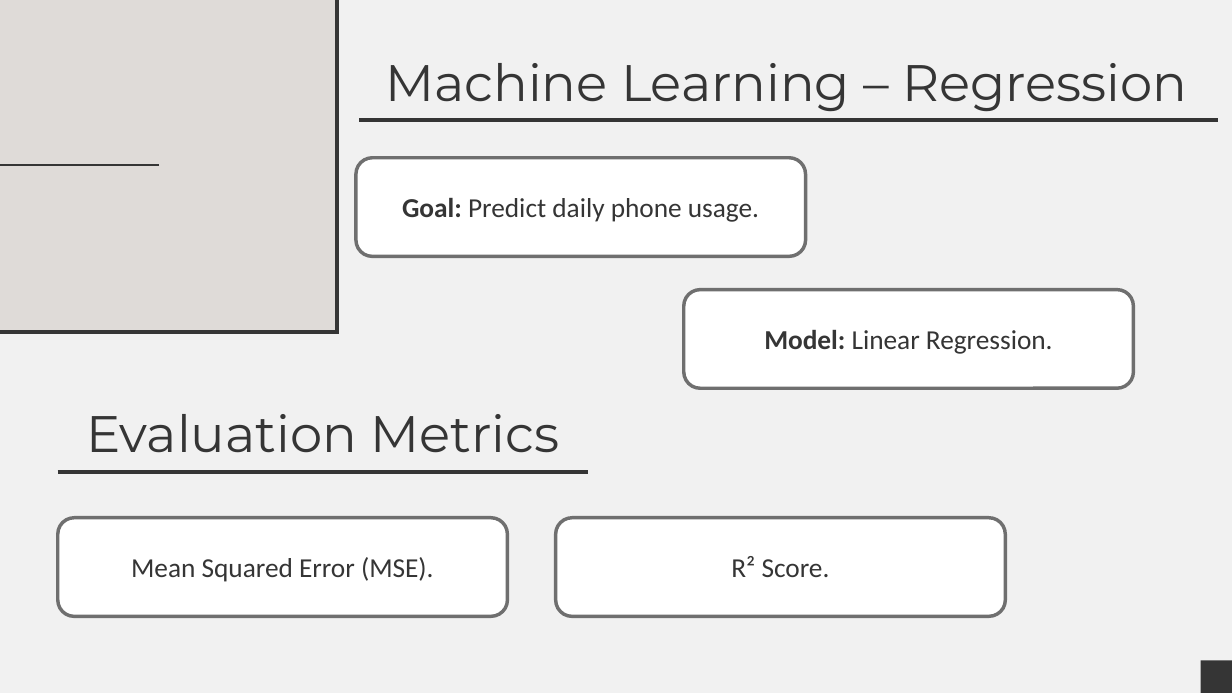
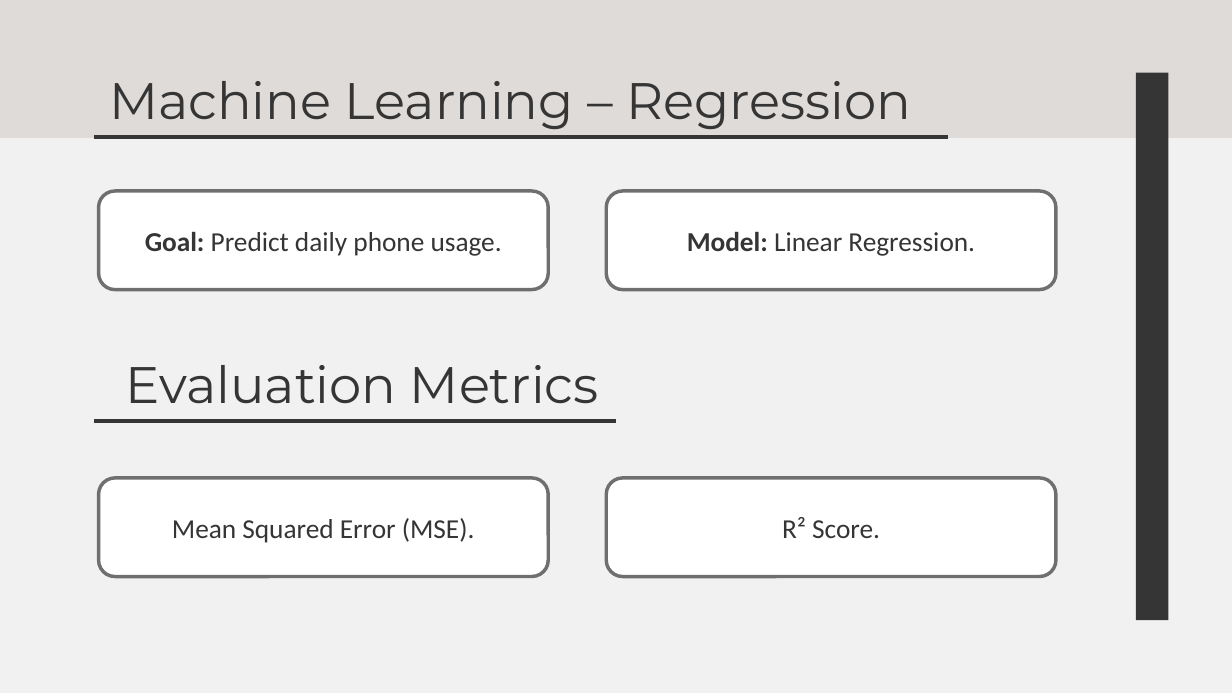
Before and after one commit to Suraj-0228/Python_Project, a slide deck: slide 12 of Report/Social Media PPT.pptx. Drawn at 1232x693 pixels with LibreOffice and Linux fonts; fonts in the diff are those of the drawing. Boxes give left, top, right and bottom in pixels: in the first picture for what was removed or moved away, otherwise in the second. Text is boxed around its words. In the diff, an @@ line names an element or a change of style, - is before the commit and + after.

```diff
--- a/Report/Social Media PPT.pptx
+++ b/Report/Social Media PPT.pptx
@@ rectangle removed at (x1=0, y1=0, x2=335, y2=333) @@
@@ rectangle added at (x1=0, y1=0, x2=1232, y2=137), fill #DFDBD8, outline #DFDBD8 0.75 pt @@
@@ line removed from (338, 0) to (338, 334) @@
@@ title "Machine Learning – Regression" moved from (x1=386, y1=63, x2=1188, y2=111) to (x1=109, y1=81, x2=911, y2=129) @@
@@ title "Machine Learning – Regression" at (x1=109, y1=81, x2=911, y2=129): alignment centre to left @@
@@ rectangle added at (x1=1136, y1=73, x2=1168, y2=621), fill #353535 @@
@@ line moved from (360, 120) - (1217, 120) to (94, 137) - (949, 137) @@
@@ line removed from (159, 165) to (0, 165) @@
@@ rounded rectangle "Goal: Predict daily phone usage." moved from (x1=356, y1=158, x2=806, y2=256) to (x1=99, y1=191, x2=548, y2=290) @@
@@ rounded rectangle "Model: Linear Regression." moved from (x1=684, y1=290, x2=1133, y2=388) to (x1=606, y1=191, x2=1056, y2=290) @@
@@ line removed from (0, 333) to (338, 333) @@
@@ text "Evaluation Metrics" moved from (x1=86, y1=414, x2=560, y2=453) to (x1=125, y1=365, x2=599, y2=404) @@
@@ line moved from (58, 472) - (588, 472) to (94, 421) - (616, 421) @@
@@ rounded rectangle "Mean Squared Error (MSE)." moved from (x1=58, y1=517, x2=508, y2=616) to (x1=99, y1=478, x2=548, y2=577) @@
@@ rounded rectangle "R² Score." moved from (x1=556, y1=517, x2=1005, y2=616) to (x1=606, y1=478, x2=1056, y2=577) @@
@@ rectangle removed at (x1=1201, y1=660, x2=1232, y2=692) @@
```
Also in this commit, not shown: 7 other slides changed, 1 other file.
